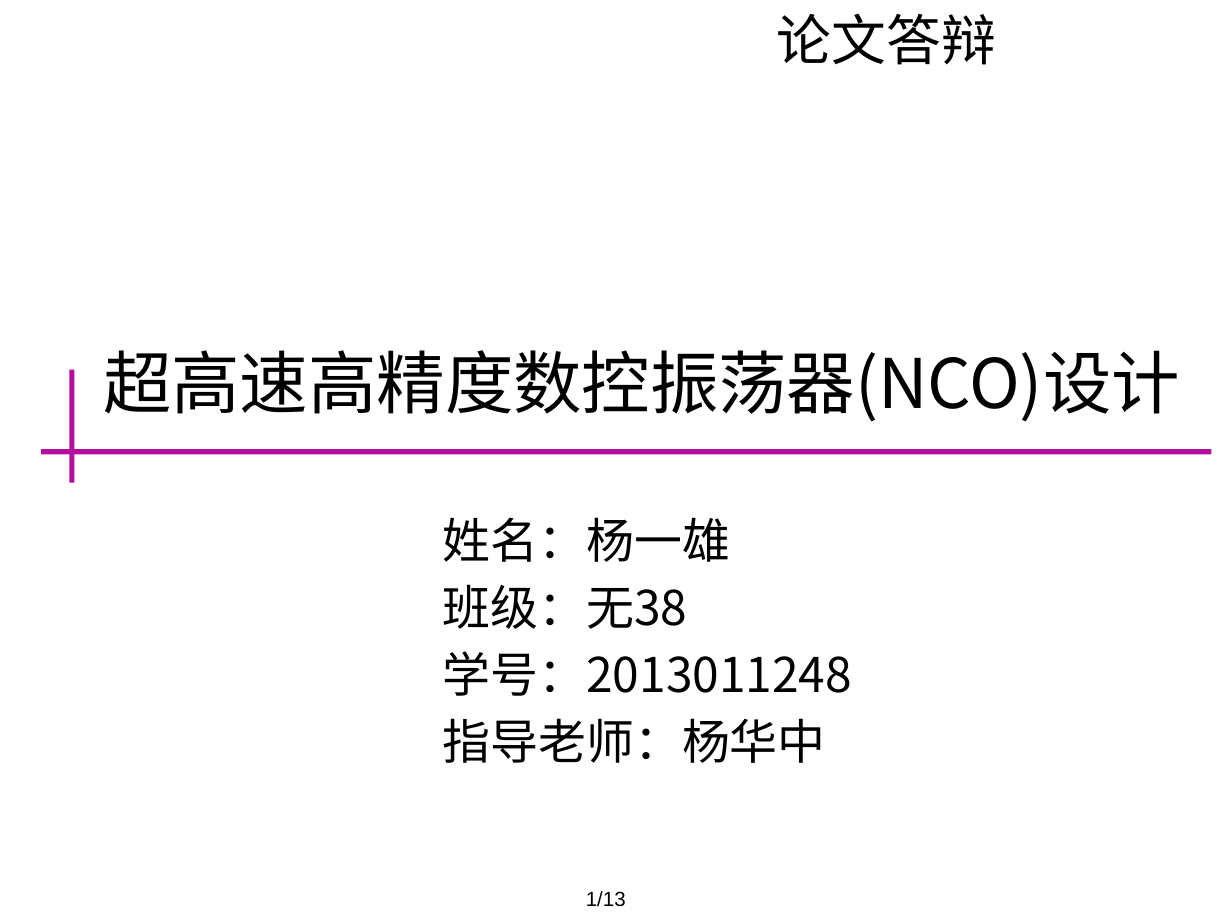
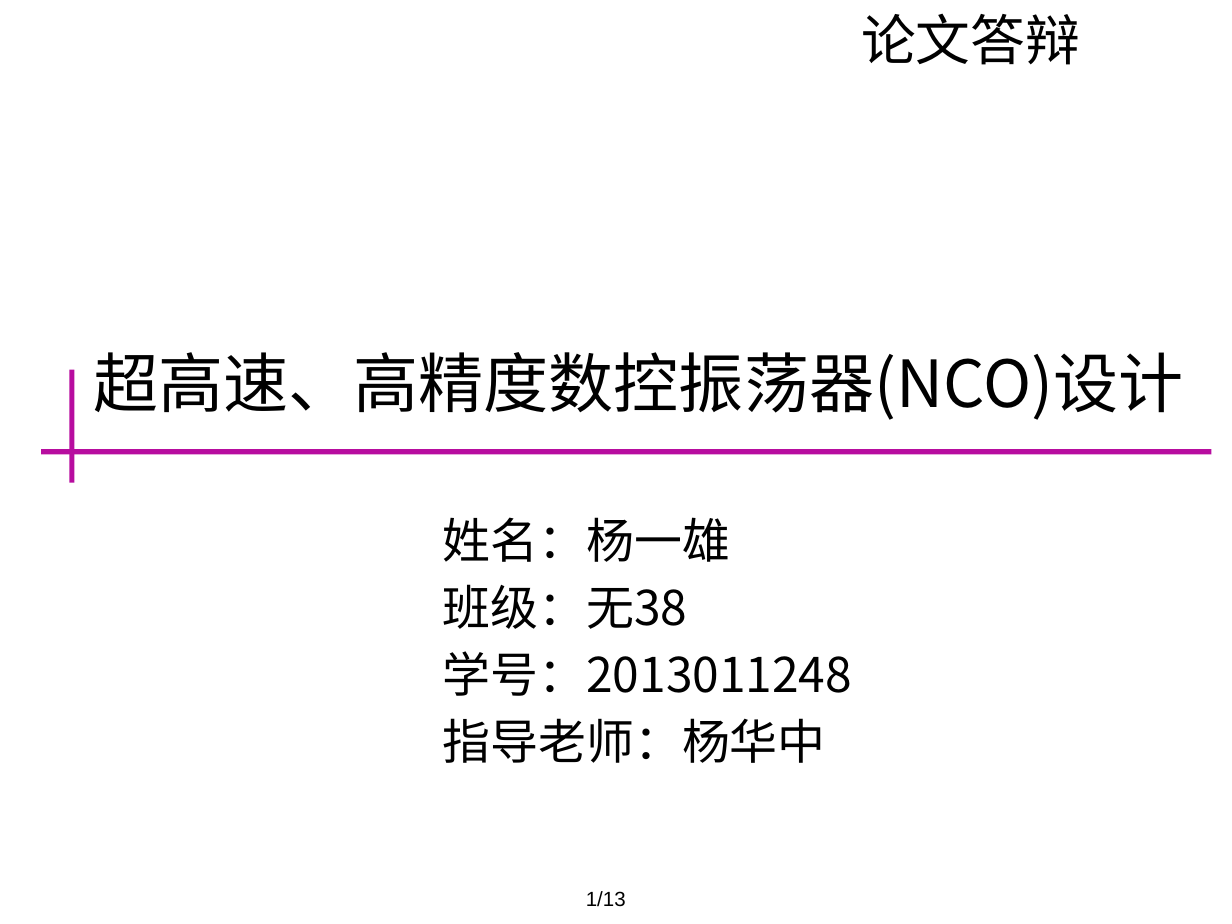
Before and after one commit to Markov2016/lunwen, a slide deck: slide 1 of dabian/杨一雄_毕业设计答辩.pptx. Drawn at 1232x924 pixels with LibreOffice and Linux fonts; fonts in the diff are those of the drawing; background and template pictures are left out. Boxes give left, top, right and bottom in pixels: in the first picture for what was removed or moved away, otherwise in the second. Text is boxed around its words. In the diff, an @@ line names an element or a change of style, - is before the commit and + after.

```diff
--- a/dabian/杨一雄_毕业设计答辩.pptx
+++ b/dabian/杨一雄_毕业设计答辩.pptx
@@ text "论文答辩": place and size @@
-text "论文答辩" at bbox=[777, 13, 996, 65]
+text "论文答辩" at bbox=[861, 13, 1080, 65]
@@ title at bbox=[94, 352, 1184, 420]: text changed; size 40 to 38 pt @@
-超高速高精度数控振荡器(NCO)设计
+超高速、高精度数控振荡器(NCO)设计
```
Also in this commit, not shown: 4 other slides changed, 3 slides added.
